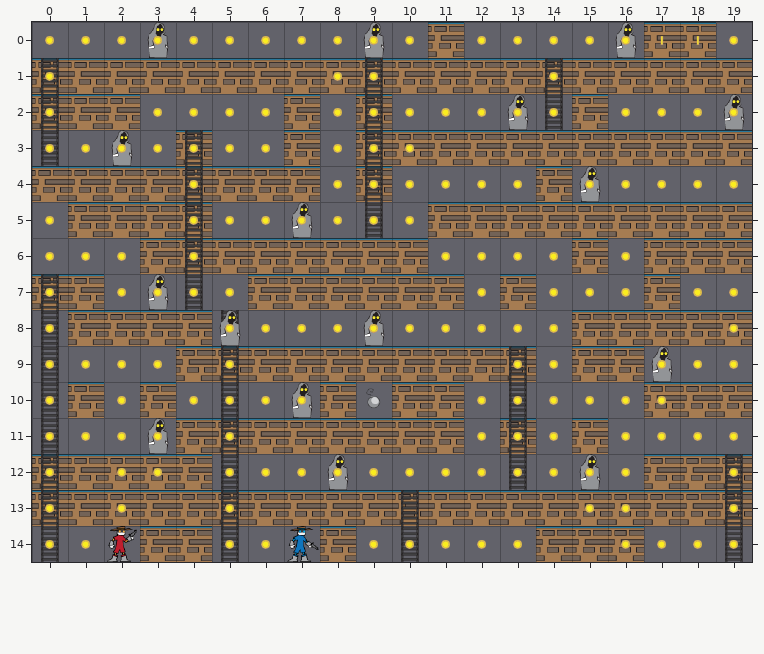
Level history. Tiled map: level6.tmx. That is the earlier state.
Cells are 50x50 px. Shown: x 0..19, y 0..14.
After the commit:
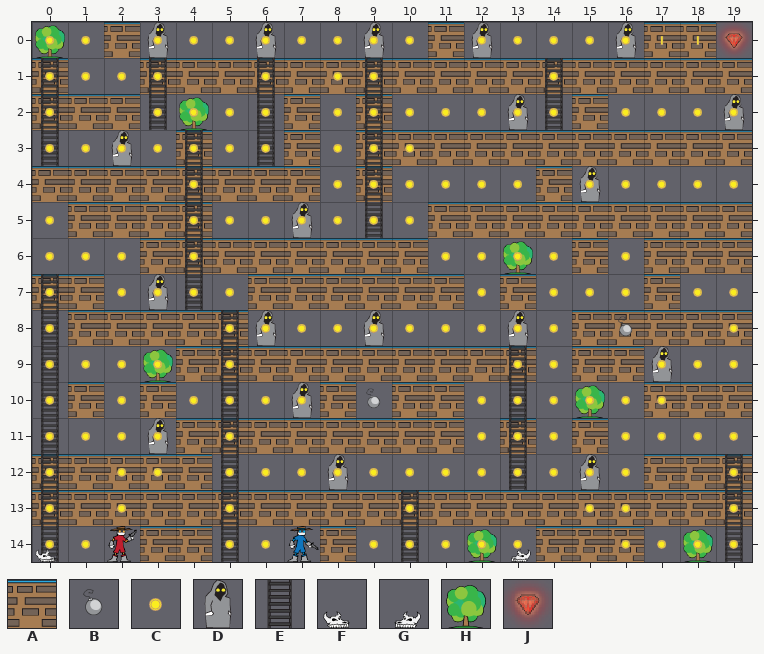
Key: from "bandit_spritesheet": A 46, B 57, C 66, D 73, E 78, F 85, G 86, H 87, J 89.
_ is an empty cell.
See-through tiles are keyed as they look on the map.
Changes in this commit:
{"where": "layer \"Blocks\""}
{"y":0,"x":2,"old":"_","new":"A"}
{"y":1,"x":1,"old":"AA","new":"__"}
{"y":8,"x":5,"old":"_","new":"A"}
{"where": "layer \"Ladders\""}
{"y":1,"x":3,"old":"_","new":"E"}
{"y":1,"x":6,"old":"_","new":"E"}
{"y":2,"x":3,"old":"_","new":"E"}
{"y":2,"x":6,"old":"_","new":"E"}
{"y":3,"x":6,"old":"_","new":"E"}
{"where": "layer \"Back\""}
{"y":0,"x":0,"old":"_","new":"H"}
{"y":2,"x":4,"old":"_","new":"H"}
{"y":6,"x":13,"old":"_","new":"H"}
{"y":9,"x":3,"old":"_","new":"H"}
{"y":10,"x":15,"old":"_","new":"H"}
{"y":14,"x":12,"old":"_","new":"H"}
{"y":14,"x":18,"old":"_","new":"H"}
{"where": "layer \"Cast\""}
{"y":0,"x":6,"old":"_","new":"D"}
{"y":0,"x":12,"old":"_","new":"D"}
{"y":8,"x":5,"old":"D_","new":"_D"}
{"y":8,"x":13,"old":"_","new":"D"}
{"where": "layer \"Coins\""}
{"y":0,"x":2,"old":"C","new":"_"}
{"y":0,"x":19,"old":"C","new":"J"}
{"y":1,"x":1,"old":"___","new":"CCC"}
{"y":1,"x":6,"old":"_","new":"C"}
{"y":13,"x":10,"old":"_","new":"C"}
{"where": "layer \"Front\""}
{"y":8,"x":16,"old":"_","new":"B"}
{"y":14,"x":0,"old":"_","new":"F"}
{"y":14,"x":13,"old":"_","new":"G"}
